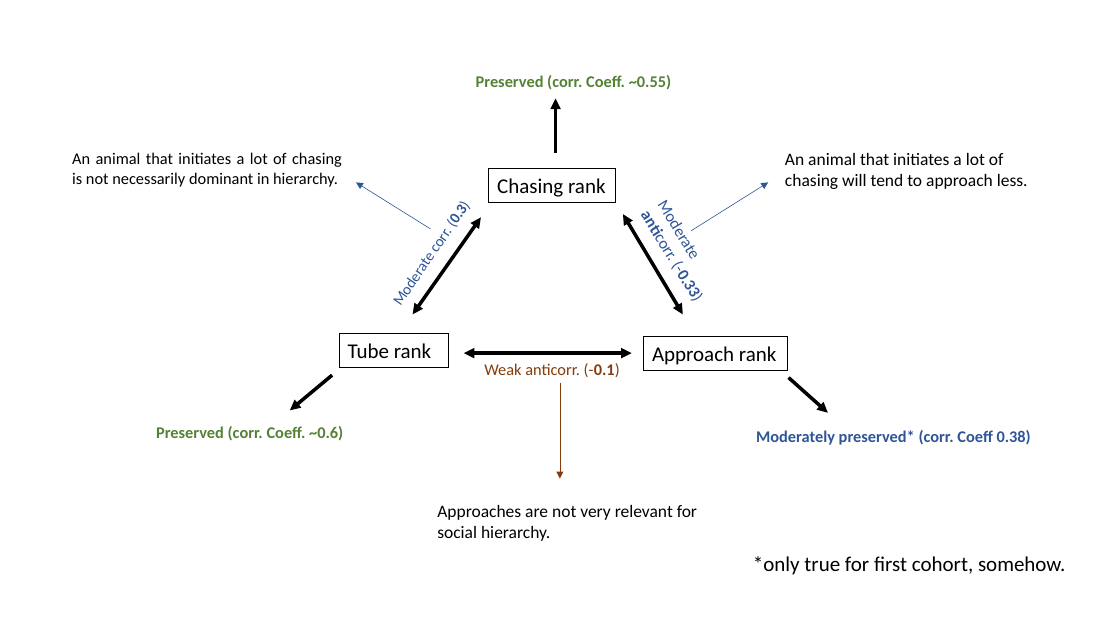
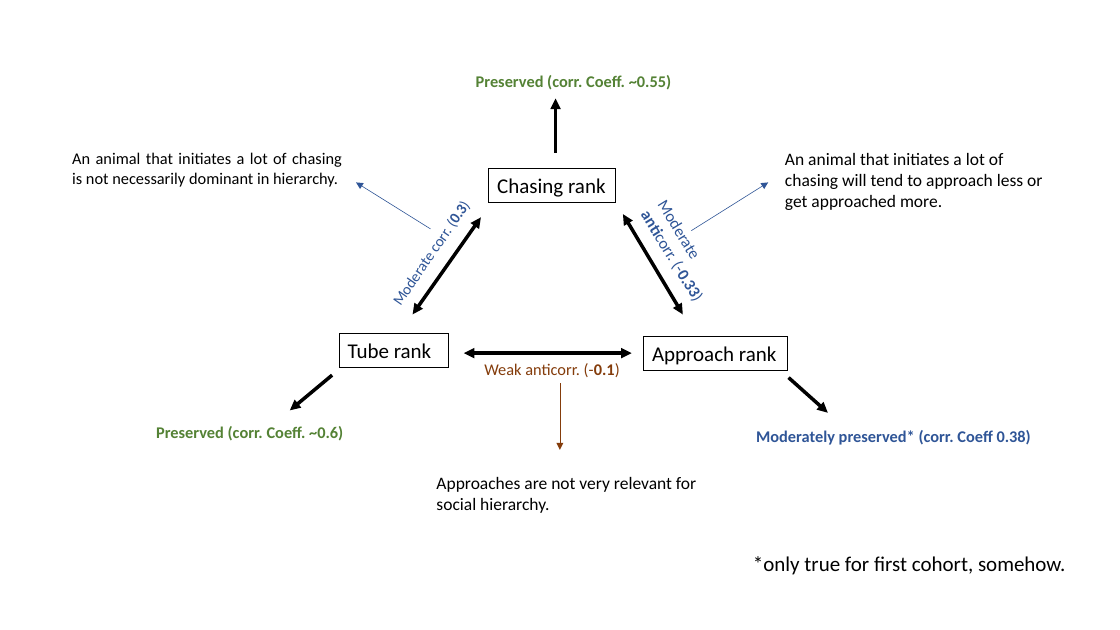
Before and after one commit to KelschLAB/NoSeMaze-stableRichClubs, a slide deck: slide 3 of plots/sumup_26112024.pptx. Drawn at 1120x630 pixels with LibreOffice and Linux fonts; fonts in the diff are those of the drawing. Boxes give left, top, right and bottom in pixels: in the first picture for what was removed or moved away, otherwise in the second. Text is boxed around its words. In the diff, an @@ line names an element or a change of style, - is before the commit and + after.

Commit message:
update presentation

```diff
--- a/plots/sumup_26112024.pptx
+++ b/plots/sumup_26112024.pptx
@@ text at <box>785,153,1042,210</box>: text changed @@
-An animal that initiates a lot of chasing will tend to approach less.
+An animal that initiates a lot of chasing will tend to approach less or get approached more.
@@ arrow moved from (560, 383) - (560, 479) to (560, 383) - (560, 450) @@
@@ text "Approaches are not very relevant ...": place and size @@
-text "Approaches are not very relevant ..." at <box>437,505,697,541</box>
+text "Approaches are not very relevant ..." at <box>436,477,696,513</box>
```
Also in this commit, not shown: 3 slides added.
